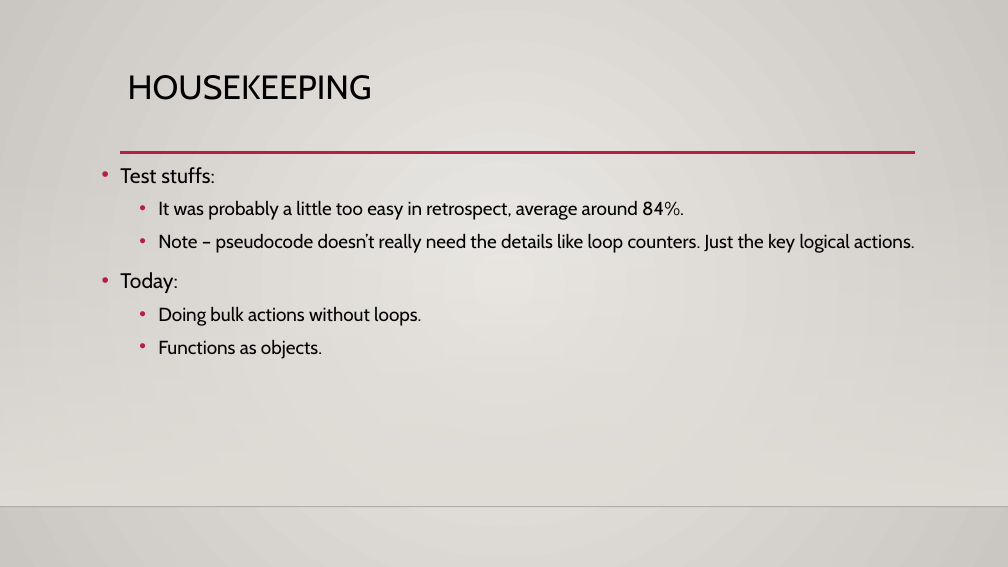
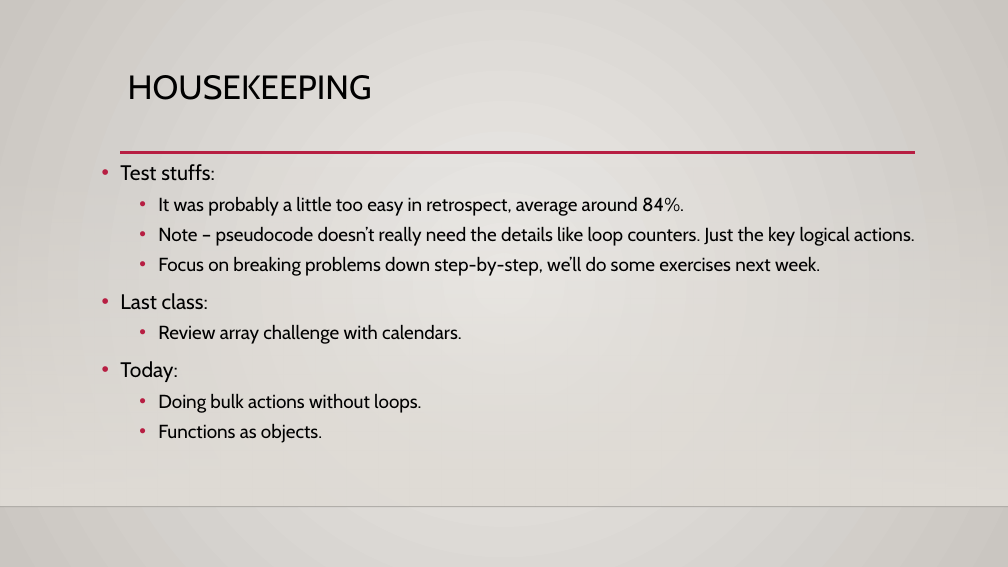
Before and after one commit to michaeljharris/Programming_Basics_for_ML, a slide deck: slide 1 of course_material/slides/014_bulk_actions.pptx. Drawn at 1008x567 pixels with LibreOffice and Linux fonts; fonts in the diff are those of the drawing; background and template pictures are left out. Boxes give left, top, right and bottom in pixels: in the first picture for what was removed or moved away, otherwise in the second. Text is boxed around its words. In the diff, an @@ line names an element or a change of style, - is before the commit and + after.

```diff
--- a/course_material/slides/014_bulk_actions.pptx
+++ b/course_material/slides/014_bulk_actions.pptx
@@ text at (x1=120, y1=164, x2=915, y2=443): line spacing 1.2 to 1.1 @@
@@ text at (x1=120, y1=257, x2=820, y2=344): paragraphs added @@
+  • Focus on breaking problems down step-by-step, we’ll do some exercises next week.
+• Last class:
+  • Review array challenge with calendars.
```
Also in this commit, not shown: 1 other slide changed, 3 other files.
